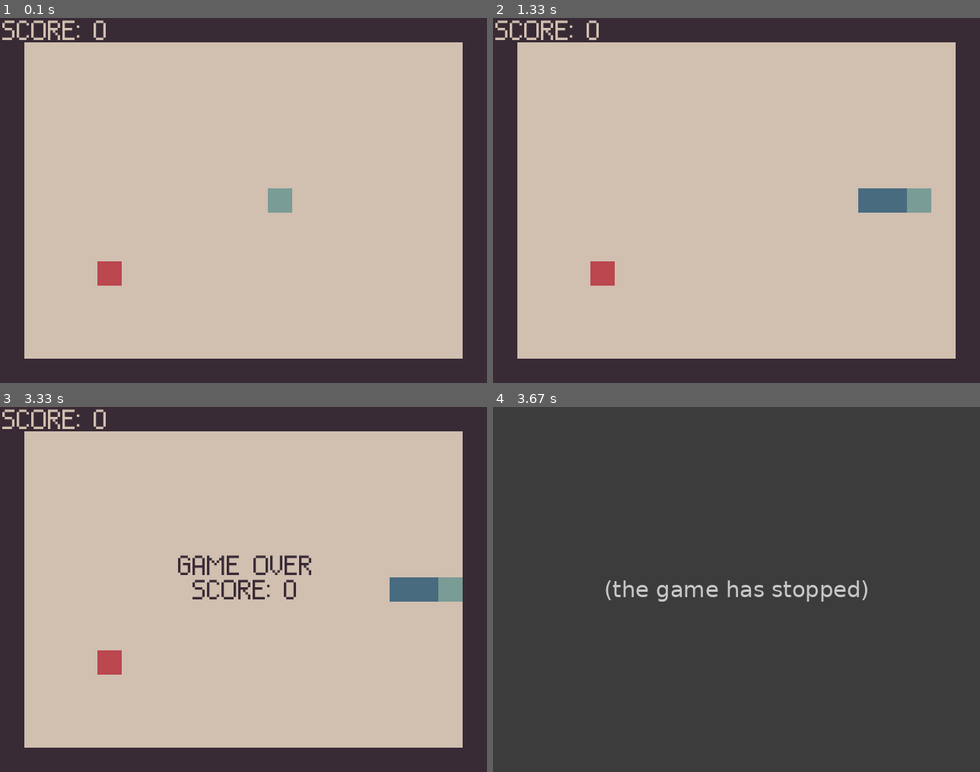
Above: before the commit, frames 1-4 (two rows, left to right).
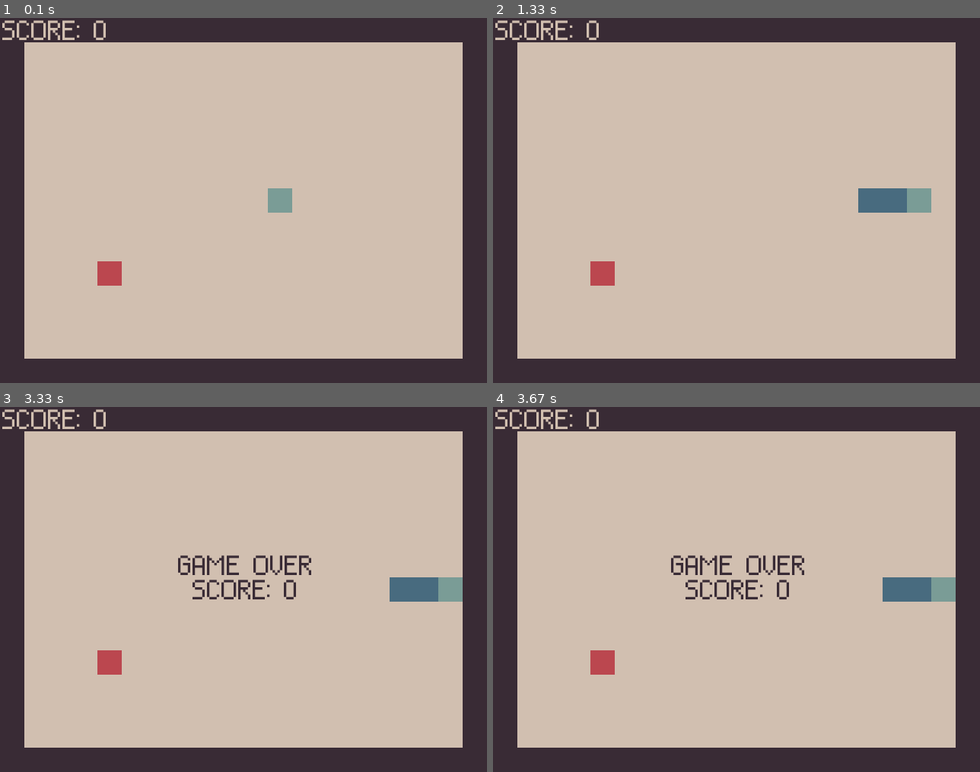
Above: after the commit, the same moments.

Repository: theo-baccam/snake
Game: pygame game, started from main.py
The game is run twice, just before and just after one commit, with the same random seed, the same clock (stepped at 60 frames per second) and the same inputs.
Inputs:
- Up to frame 1 (0.1 s): no input
- Up to frame 2 (1.33 s): no input
- Up to frame 3 (3.33 s): no input
- Up to frame 4 (3.67 s): no input

Frames 1-3 are identical in both runs. In frame 4, 77% of the frame differs, in the area x 0-95%, y 0-94%.
Before the commit the program exited at 3.4 s; later frames show no game.

Commit message:
tweak temps écran game over

Diff:
--- a/main.py
+++ b/main.py
@@ -66,8 +66,7 @@
     if not running:
         rf.draw_game_over(screen)
         pygame.display.update()
-        pygame.time.delay(1800)
-        break
+        pygame.time.delay(3600)
     rf.draw_background(screen)
     rf.draw_border(screen, border_list)
     rf.draw_apple(screen, apple)
